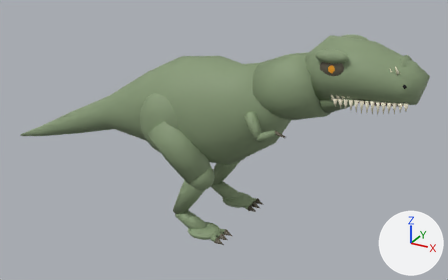
The FBX model Assets/Export/Dinosaurs/Trex_Quick.fbx, before and after one commit.
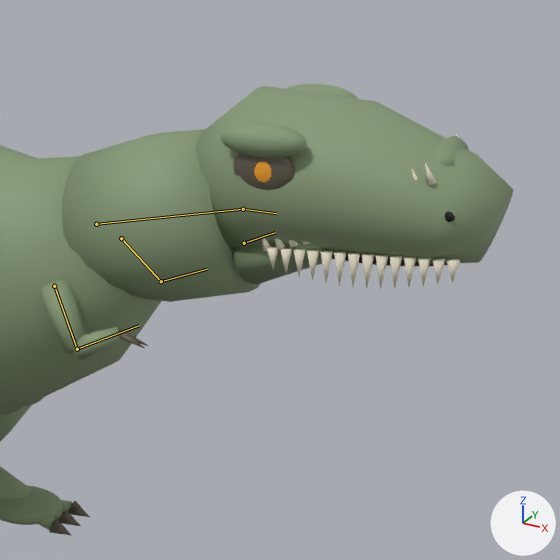
Each version appears first whole from a camera (50 mm lens) standing at (6.39, -11.51, 7.95) and looking at (-0.12, 0.31, 2.04), and next in a close-up on the part from 51% to 100% of the width and 1% to 79% of the height. The lights are fixed; the arrows at lower right show +X, +Y and +Z. The first two pictures are the older version. Both versions are drawn at frame 11 of the action 'Scene'; the numbers are the values there. The bones that change, and the others that lie on the model, are drawn over the model as lines in the close-ups.

Names of what the first close-up shows: 'SK_Trex'.
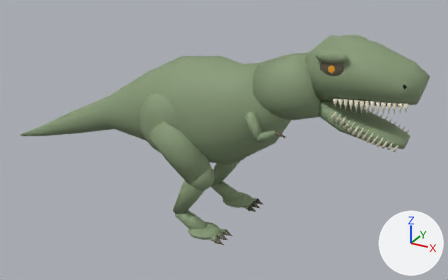
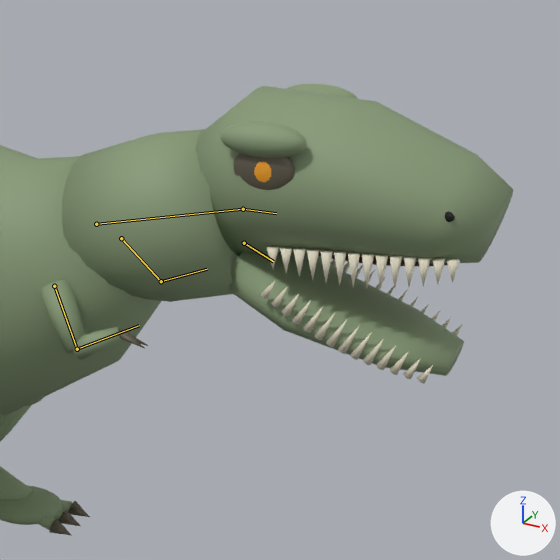
Where the change shows, as pixel boxes (x1, y1, x2, y2) in the close-ups (560 x 560 px):
'SK_Trex', posed: (0, 84, 513, 536) in both
bone 'jaw', root to tip: before (244, 243) to (275, 232); after (244, 243) to (273, 261)

What changed in the scene script:
```text
Change bone_jaw:
    where bone_jaw = bpy.data.objects['Rig_Trex'].pose.bones['jaw']  # child of 'head'
    bone_jaw.rotation_quaternion: (0.975, 0.224, 0.0, 0.0) -> (0.975, -0.224, 0.0, 0.0)  # degrees (26, 0, 0) -> degrees (-26, 0, 0)
```
